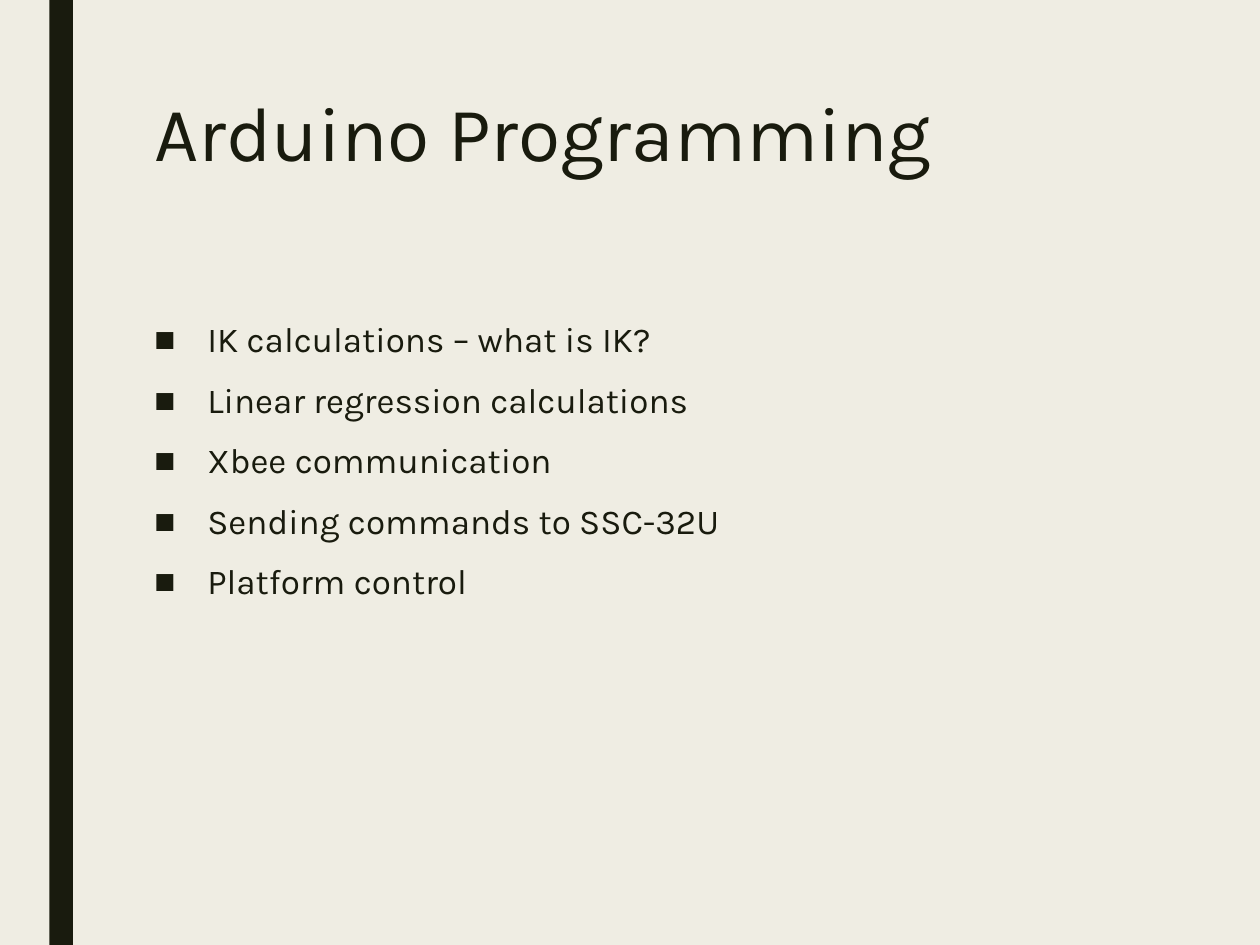
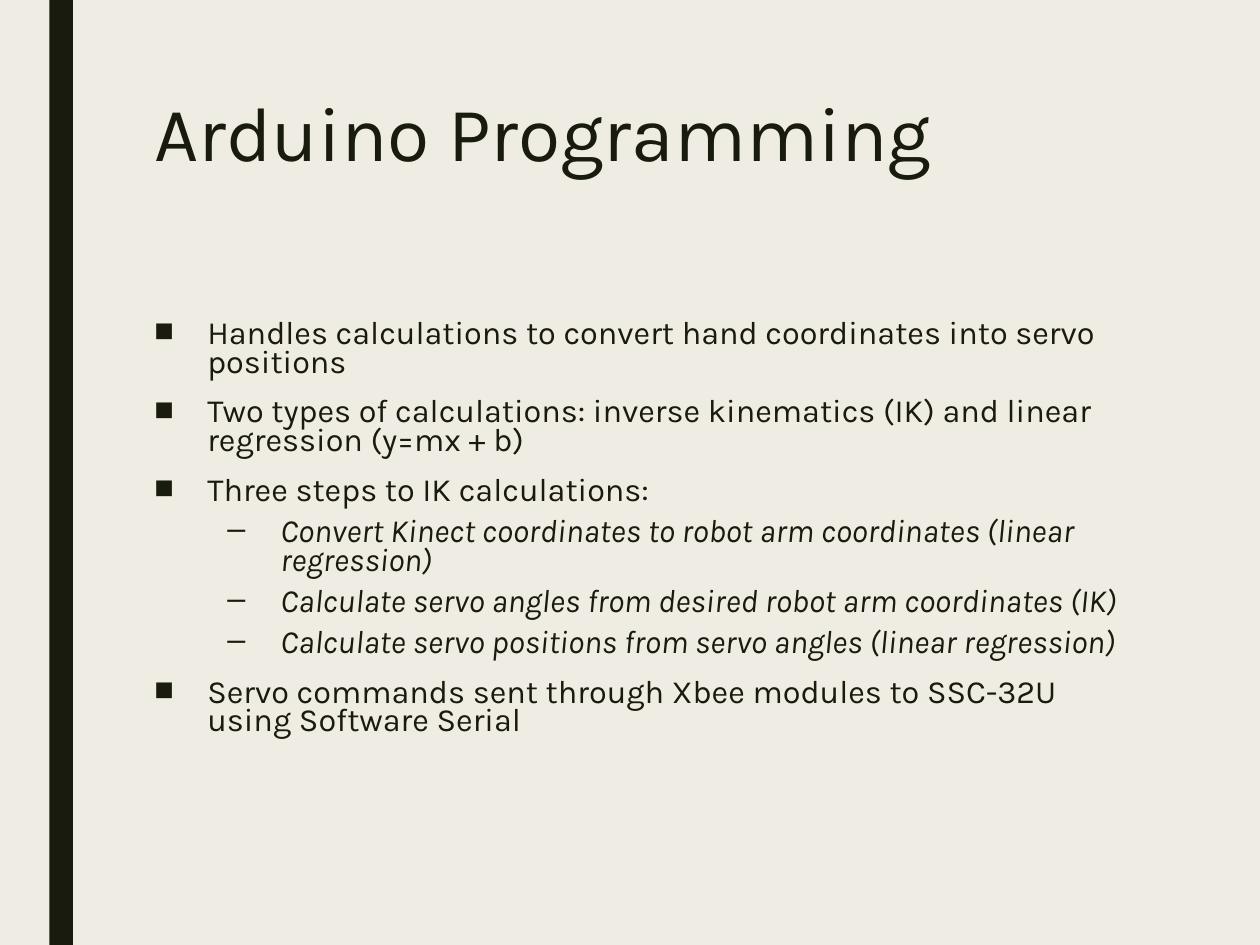
Before and after one commit to StormWulf/Mobile-Motion-Tracking-Robot-Arm, a slide deck: slide 12 of Documents/Presentation/Presentation_MobileMotionTrackingRobotArm.pptx. Drawn at 1260x945 pixels with LibreOffice and Linux fonts; fonts in the diff are those of the drawing. Boxes give left, top, right and bottom in pixels: in the first picture for what was removed or moved away, otherwise in the second. Text is boxed around its words. In the diff, an @@ line names an element or a change of style, - is before the commit and + after.

```diff
--- a/Documents/Presentation/Presentation_MobileMotionTrackingRobotArm.pptx
+++ b/Documents/Presentation/Presentation_MobileMotionTrackingRobotArm.pptx
@@ text at (207,321,1117,739): text changed; size 20 to 18.5 pt @@
-■ IK calculations – what is IK?
-■ Linear regression calculations
-■ Xbee communication
-■ Sending commands to SSC-32U
-■ Platform control
+■ Handles calculations to convert hand coordinates into servo positions
+■ Two types of calculations: inverse kinematics (IK) and linear regression (y=mx + b)
+■ Three steps to IK calculations:
+  – Convert Kinect coordinates to robot arm coordinates (linear regression)
+  – Calculate servo angles from desired robot arm coordinates (IK)
+  – Calculate servo positions from servo angles (linear regression)
+■ Servo commands sent through Xbee modules to SSC-32U using Software Serial
```
Also in this commit, not shown: 7 other slides changed, 1 slide added, 1 slide removed.
